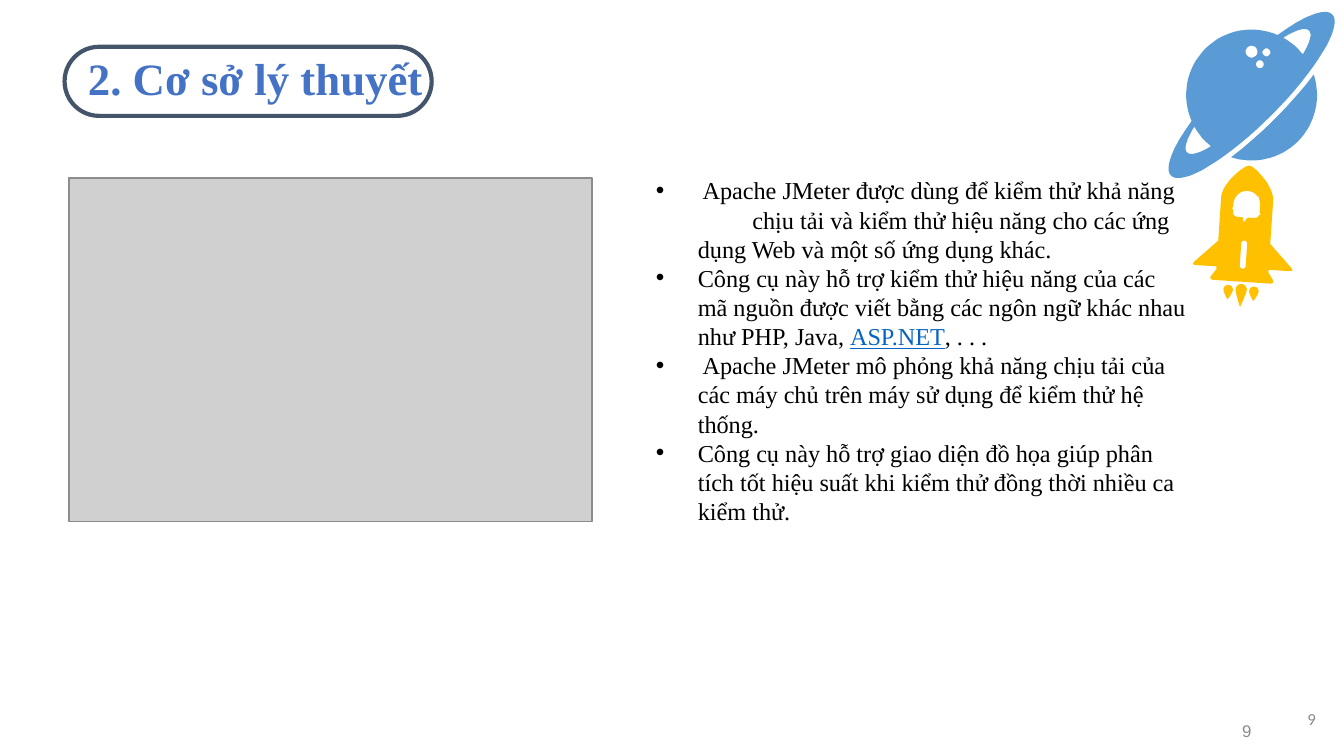
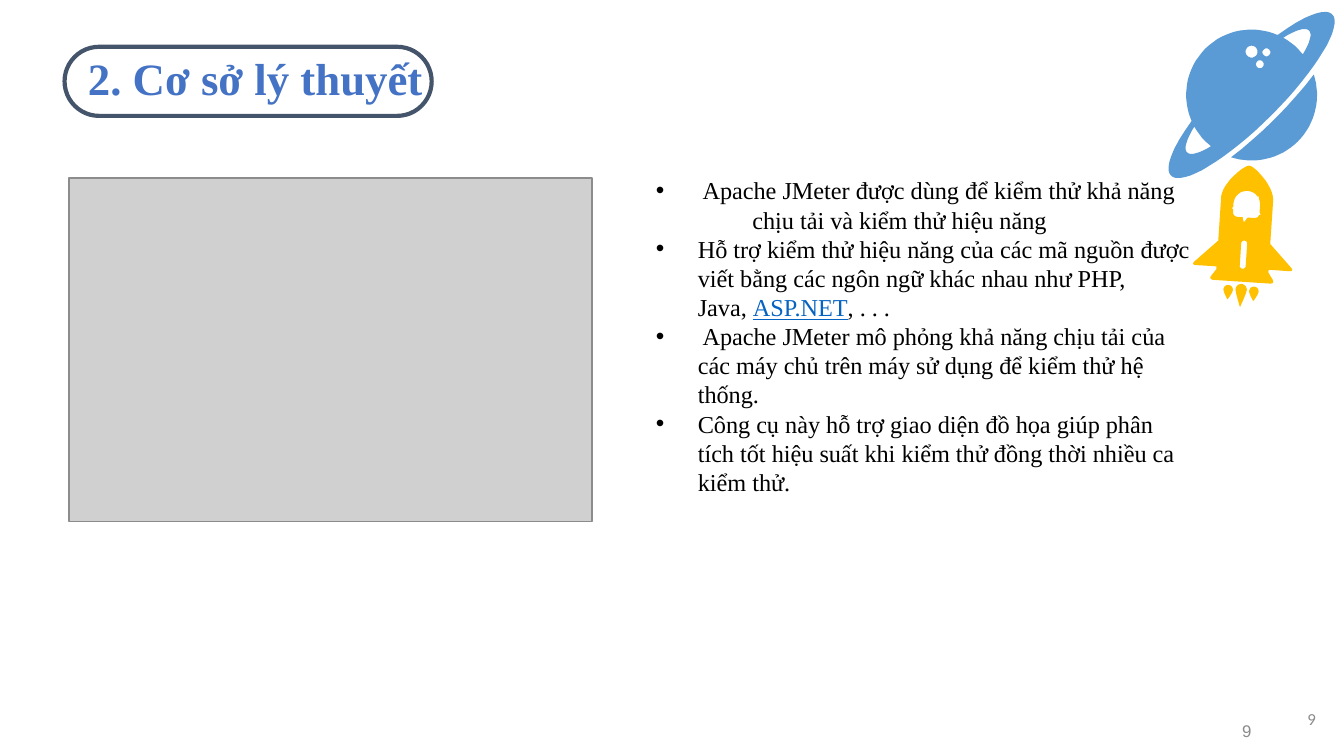
Before and after one commit to doanhuongly120620/DATN, a slide deck: slide 9 of Đồ án tốt nghiệp.pptx. Drawn at 1344x756 pixels with LibreOffice and Linux fonts; fonts in the diff are those of the drawing; grey boxes stand for pictures; background and template pictures are left out. Boxes give left, top, right and bottom in pixels: in the first picture for what was removed or moved away, otherwise in the second. Text is boxed around its words. In the diff, an @@ line names an element or a change of style, - is before the commit and + after.

```diff
--- a/Đồ án tốt nghiệp.pptx
+++ b/Đồ án tốt nghiệp.pptx
@@ text at (698, 181, 1190, 320): text changed @@
-    • Apache JMeter được dùng để kiểm thử khả năng chịu tải và kiểm thử hiệu năng cho các ứng dụng Web và một số ứng dụng khác.
-• Công cụ này hỗ trợ kiểm thử hiệu năng của các mã nguồn được viết bằng các ngôn ngữ khác nhau như PHP, Java, ASP.NET, . . .
+    • Apache JMeter được dùng để kiểm thử khả năng chịu tải và kiểm thử hiệu năng
+    • Hỗ trợ kiểm thử hiệu năng của các mã nguồn được viết bằng các ngôn ngữ khác nhau như PHP, Java, ASP.NET, . . .
```
Also in this commit, not shown: 5 other slides changed.
